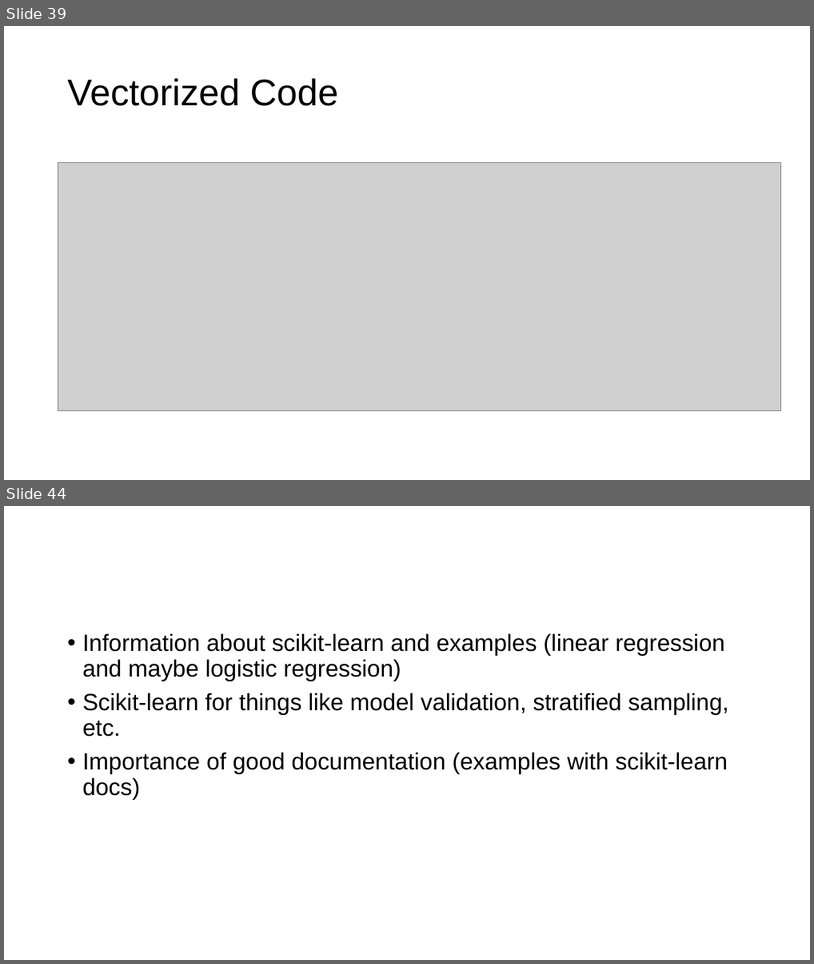
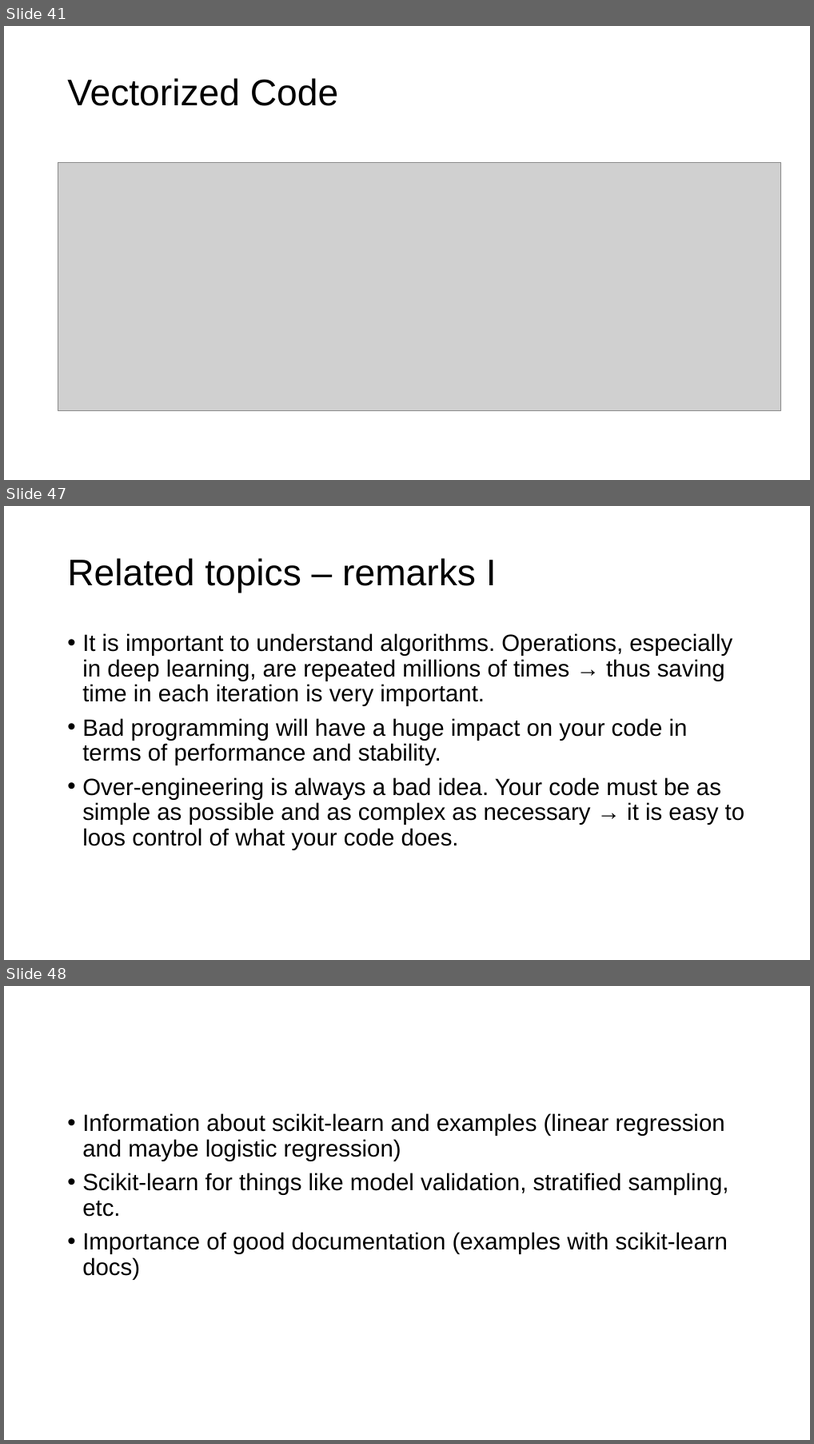
Before and after one commit to toelt-llc/MSCA-ITN-PARENT, a slide deck: DETERMINED2022/Python and scikit-learn/DETERMINED2022-toelt-Introduction Python and Scikit-learn.pptx. Shown one above the other, each under a label of ours: slides 39 and 44 before the commit, slides 41, 47 and 48 after it; the slides between them are not shown. The pictures are 814x964 and 814x1444 pixels, drawn with LibreOffice and Linux fonts; fonts in the diff are those of the drawing; grey boxes stand for pictures; background and template pictures are left out. Boxes give left, top, right and bottom in pixels: in the first picture for what was removed or moved away, otherwise in the second. Text is boxed around its words. In the diff, an @@ line names an element or a change of style, - is before the commit and + after.

```diff
--- a/DETERMINED2022/Python and scikit-learn/DETERMINED2022-toelt-Introduction Python and Scikit-learn.pptx
+++ b/DETERMINED2022/Python and scikit-learn/DETERMINED2022-toelt-Introduction Python and Scikit-learn.pptx
@@ slide 47 added at [4,506,810,960], background #FFFFFF @@
@@ title added at [67,558,497,593], 33 pt, text #000000 @@
+Related topics – remarks I
@@ text added at [82,633,745,850], 21 pt, text #000000 @@
+• It is important to understand algorithms. Operations, especially in deep learning, are repeated millions of times → thus saving time in each iteration is very important.
+• Bad programming will have a huge impact on your code in terms of performance and stability.
+• Over-engineering is always a bad idea. Your code must be as simple as possible and as complex as necessary → it is easy to loos control of what your code does.
@@ what was slide 39 is now slide 41 @@
@@ what was slide 44 is now slide 48 @@
```
Also in this commit, not shown: 8 slides changed, 7 other slides added, 5 slides removed, 2 other files.
